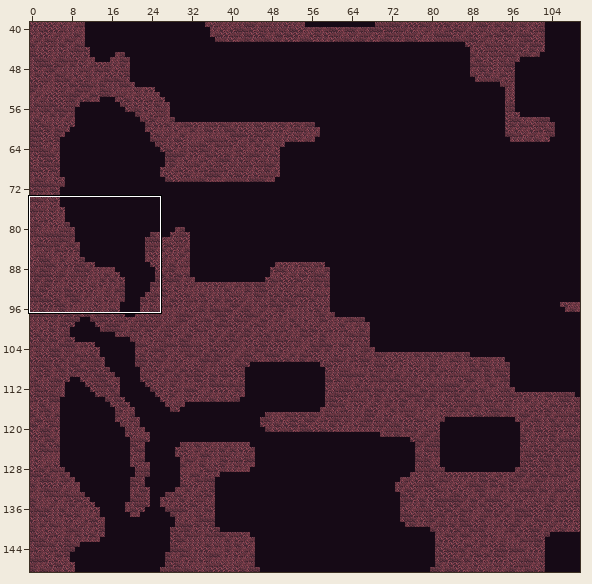
Level history. Tiled map: android/assets/maps/level1.tmx. The picture above shows the old version from afar; the outline marks the close-up.
Close-up. Old version:
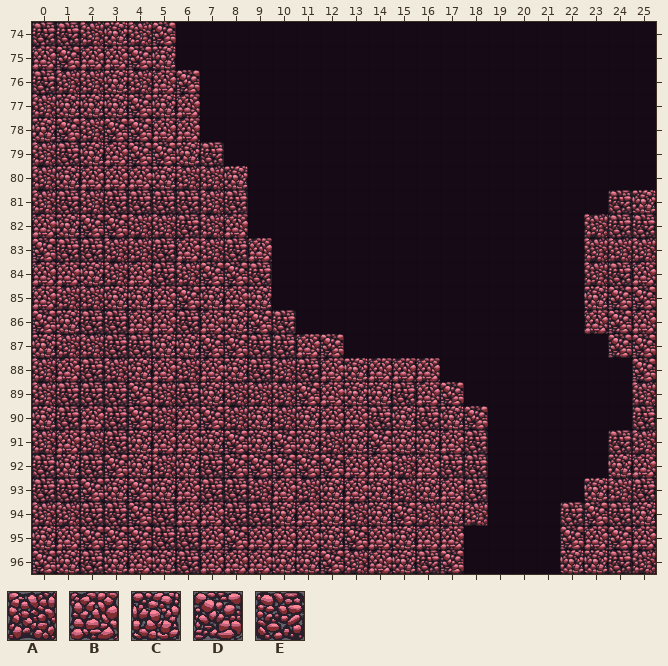
Cells are 64x64 px. Shown: x 0..25, y 74..96. The commit also changed other parts of the map, which this record leaves out.
Key: from "tileMapGutter": A 5, B 6, C 7, D 8, E 9.
_ is an empty cell.
Layers that did not change in this view are not listed.
Layer "terrain" before, first column x 0:
74 EEACAD____________________
75 BDBBDC____________________
76 EAACABD___________________
77 ACCCDCB___________________
78 CDADDBB___________________
79 AECBDDCE__________________
80 ACBBBCAAC_________________
81 AEAEEEEAE_______________EC
82 BCDDAAEAB______________AEE
83 DEEAAEBAEB_____________AAA
84 BBCABEADDE_____________AEB
85 BAACCBDCBC_____________CDD
86 DCEEBBEBCDE____________BDB
87 CAAEECCDDEEBD___________DD
88 ABEACBABCEAEBCBBB________D
89 AEEEDAECAAADBCCEBD_______A
90 CEBEDABDACACBBECECD______E
91 ABAECBBCDCDCACDCCBE_____EA
92 ECEDCACEDDDDDBBABEE_____CB
93 EEDCDCBEEABACBCACBE____CAE
94 AAEEDEBBEECBCACDACA___EDEC
95 CBDDDEEBDBBBCDBCBB____DBDB
96 DCECBCEBBBCCDABCED____CCEA
New version:
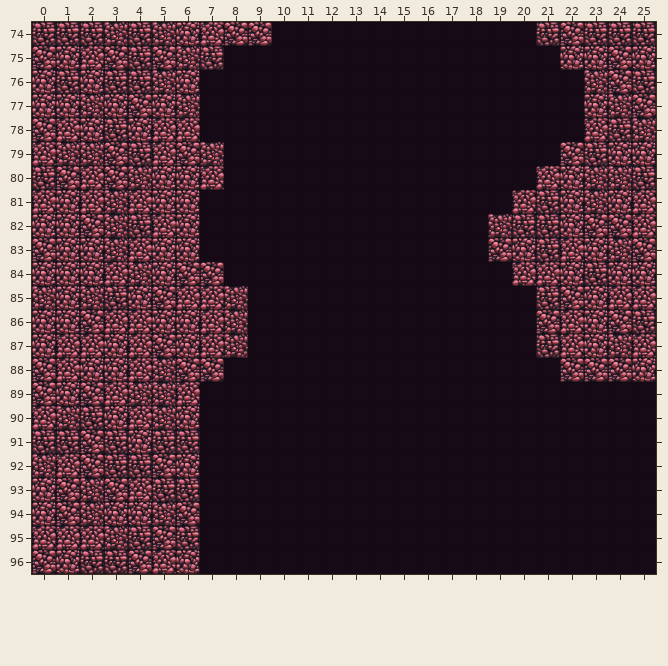
Difference:
Changed rows in their new state; . is an unchanged cell.
Layer "terrain":
first column x 0:
74 ..EAEACBDD...........EDEEE
75 DC.DEDAE..............CCDC
76 CECEEAC................ADE
77 C.A...A................CAD
78 DBCEC..................BEA
79 BAADEBDA..............DECC
80 ED.DA.CB_............BCAAE
81 BCBABCC__...........BECACB
82 C..AEBC__..........AEECDDB
83 .CC.BCC___.........DCEBC.D
84 CC.BACD.__..........BBCECC
85 AC.E.DBBA_...........ED.BB
86 C.DB.CC.A__..........DBC.E
87 .BBCBD.BA____........EBCAB
88 D.CCBADD_________.....DDDC
89 DCDBA.B___________......._
90 BAECB.C____________......_
91 EED..EE____________.....__
92 ABDEED.____________.....__
93 CDADBEE____________....___
94 CDACCAD____________...____
95 B.BAED.___________....____
96 ...EDBC___________....____
